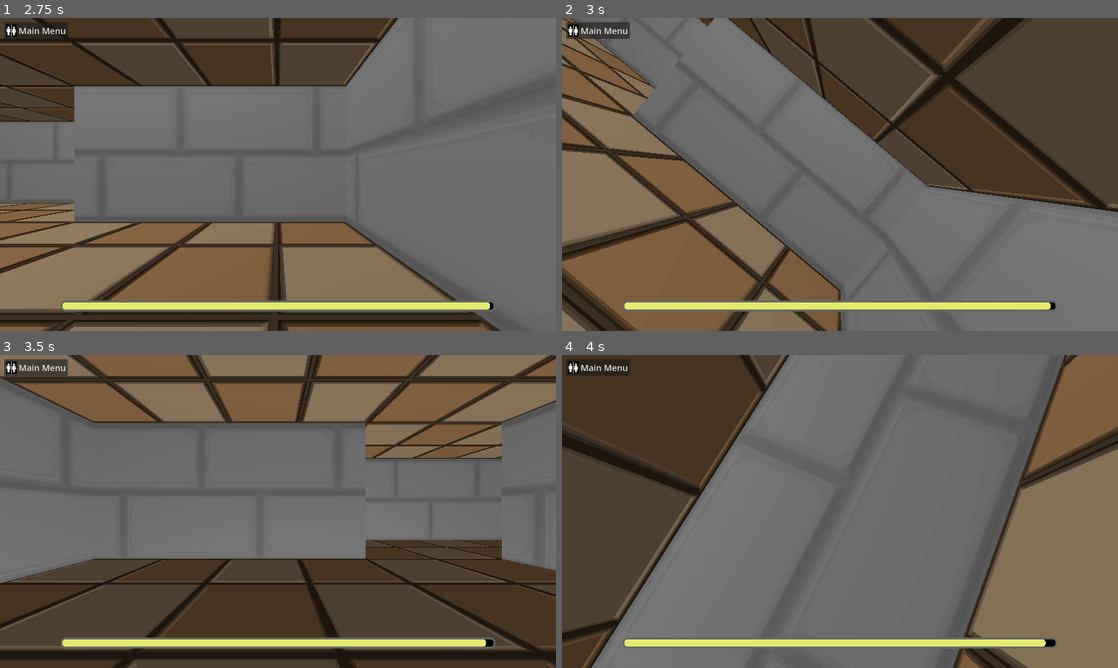
Above: before the commit, frames 1-4 (two rows, left to right).
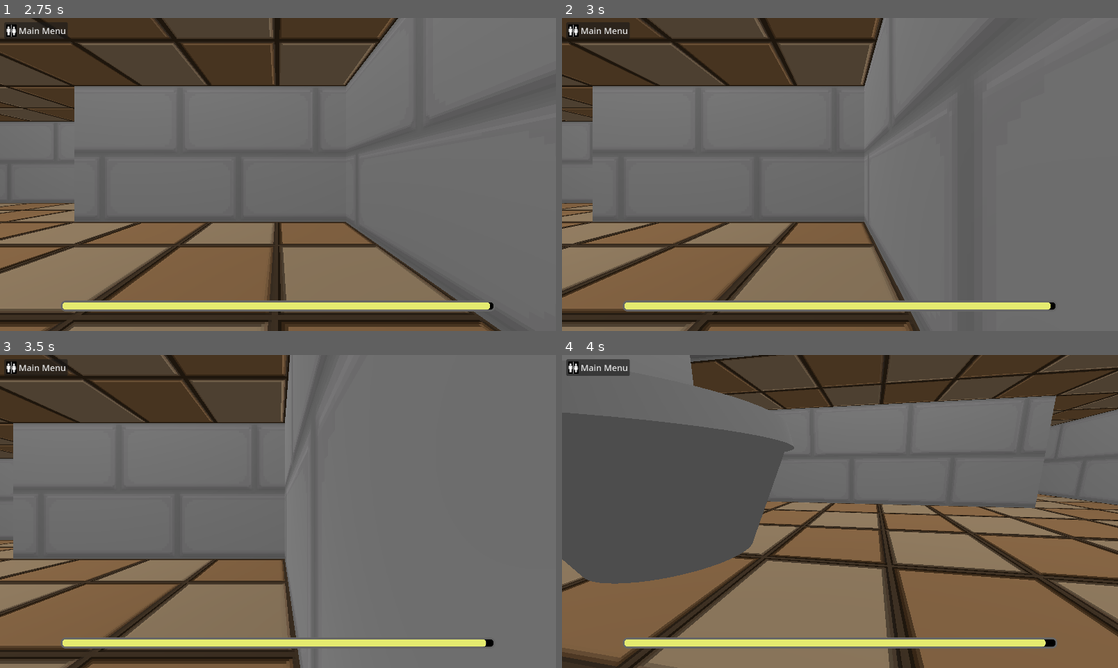
Above: after the commit, the same moments.

Repository: DnumdeYevoc/PooPee-Portal
Game: Godot game, scene res://main_menu.tscn
The game is run twice, just before and just after one commit, with the same random seed, the same clock (stepped at 60 frames per second) and the same inputs.
Inputs (mouse positions are in pixels of both pictures, inside the frame that each line leads up to):
- Up to frame 1 (2.75 s): click "Start" at 0.5 s; click "Main Menu" at 1.25 s; click "Start" at 2 s
- Up to frame 2 (3 s): tap Enter at 2.75 s; move the mouse to (962, 158) at 2.77 s; hold D (Right) from 2.78 s (still down); tap Space (Space) at 2.85 s; click (962, 158) at 2.92 s
- Up to frame 3 (3.5 s): keep holding D (Right)
- Up to frame 4 (4 s): move the mouse to (812, 511) at 3.52 s; release D (Right) at 3.53 s; hold W (Forward) from 3.53 s (still down); tap Space (Space) at 3.6 s

Frame 1 is identical in both runs. In frame 2, 55% of the frame differs, in the area x 0-100%, y 0-100%; in frame 3, 52%; in frame 4, 69%.

Commit message:
added plunger

Diff:
--- a/finalproject/Map0.tscn
+++ b/finalproject/Map0.tscn
@@ -98,7 +98,7 @@
 
 [node name="Layer0" type="TileMapLayer" parent="."]
 texture_filter = 1
-tile_map_data = PackedByteArray("AAD+//7/AAAAAAAAAAD///7/AAA …(120 unchanged characters)… +/wEAAAAAAAAAAAD+/wAAAAAAAAAAAAD+////AAAAAAAAAAD/////AAAAAAAAAAAAAP//AAAAAAAAAAAA …(66 unchanged characters)…
+tile_map_data = PackedByteArray("AAD+//7/AAAAAAAAAAD///7/AAA …(120 unchanged characters)… +/wEAAAAAAAAAAAD+/wAAAAAAAAAAAAD+////AAAEAAAAAAD/////AAAAAAAAAAAAAP//AAAAAAAAAAAA …(66 unchanged characters)…
 tile_set = SubResource("TileSet_vfn8j")
 
 [node name="Layer1" type="TileMapLayer" parent="."]
--- a/finalproject/Map1.tscn
+++ b/finalproject/Map1.tscn
@@ -93,7 +93,7 @@
 sources/1 = SubResource("TileSetAtlasSource_d85ei")
 sources/0 = SubResource("TileSetAtlasSource_ek8jq")
 
-[node name="Map" type="Node2D"]
+[node name="Map2" type="Node2D"]
 script = ExtResource("1_icsjc")
 
 [node name="Layer0" type="TileMapLayer" parent="."]
--- a/finalproject/Player.gd
+++ b/finalproject/Player.gd
@@ -12,6 +12,7 @@
 var angle :int= 0
 var can_rotate:bool= true
 var pooped :bool=false
+var plunged := false
 func _unhandled_input(event: InputEvent) -> void:
 	if event is InputEventMouseButton:
 		Input.set_mouse_mode(Input.MOUSE_MODE_CAPTURED)
@@ -27,7 +28,7 @@
 func _physics_process(delta: float) -> void:
 	var looking = neck.transform.basis.rotated(Vector3.UP,offset)
 	dir = ( looking * Vector3(  Input.get_action_strength("Right")*-gravity.y-Input.get_action_strength("Left")*-gravity.y , 0,Input.get_action_strength("Backward")-Input.get_action_strength("Forward"))).normalized()
-	if Input.is_action_just_pressed("Space"):
+	if Input.is_action_just_pressed("Space") and plunged:
 		if not speed ==0:
 			gravity = -gravity
 			angle +=gravity.y*180
--- a/finalproject/game.gd
+++ b/finalproject/game.gd
@@ -5,6 +5,7 @@
 const ToiletScene = preload("res://toilet.tscn")
 const LightScene = preload("res://light.tscn")
 const PoopScene = preload("res://poop.tscn")
+const PlungerScene = preload("res://plunger.tscn")
 var mapname : String = "res://Map%s.tscn"
 @export var Map : PackedScene
 var world := []
@@ -24,8 +25,6 @@
 	$Player.speed = 1000
 	#set up envrionment specific ambiance
 	generate_map()
-
-
 
 func generate_map():
 	if not Map is PackedScene: return
@@ -60,6 +59,13 @@
 				poop.scale *= Globals.GRID_SIZE
 
 				add_child(poop)
+			if tilemap.get_cell_atlas_coords(tile)== Vector2i(4,0):
+				var plunger= PlungerScene.instantiate()
+				plunger.position = Vector3(tile.x*Globals.GRID_SIZE,count*Globals.GRID_SIZE,tile.y*Globals.GRID_SIZE)
+				plunger.scale *= Globals.GRID_SIZE
+				plunger.rotation_degrees.z = 180
+
+				add_child(plunger)
 
 			for x in range(0,9):
 				#portal
--- /dev/null
+++ b/finalproject/plunger.gd
@@ -0,0 +1,5 @@
+extends Node3D
+
+
+func _on_area_3d_body_entered(body: CharacterBody3D) -> void:
+	body.plunged = true
--- /dev/null
+++ b/finalproject/plunger.tscn
@@ -0,0 +1,45 @@
+[gd_scene load_steps=7 format=3 uid="uid://opxvm4ilt2dh"]
+
+[ext_resource type="Script" path="res://plunger.gd" id="1_3167j"]
+
+[sub_resource type="StandardMaterial3D" id="StandardMaterial3D_7jpkn"]
+albedo_color = Color(0.556863, 0.0156863, 0, 1)
+
+[sub_resource type="CylinderMesh" id="CylinderMesh_l7l15"]
+material = SubResource("StandardMaterial3D_7jpkn")
+top_radius = 0.1
+bottom_radius = 0.4
+height = 0.35
+
+[sub_resource type="StandardMaterial3D" id="StandardMaterial3D_olpu3"]
+albedo_color = Color(0.947191, 0.676701, 0.135703, 1)
+
+[sub_resource type="CylinderMesh" id="CylinderMesh_ktpmc"]
+material = SubResource("StandardMaterial3D_olpu3")
+top_radius = 0.1
+bottom_radius = 0.1
+height = 1.0
+
+[sub_resource type="CylinderShape3D" id="CylinderShape3D_fug82"]
+height = 1.0
+radius = 0.25
+
+[node name="Plunger" type="Node3D"]
+script = ExtResource("1_3167j")
+
+[node name="MeshInstance3D2" type="MeshInstance3D" parent="."]
+transform = Transform3D(1, 0, 0, 0, 1, 0, 0, 0, 1, 0, -0.0852817, 0)
+mesh = SubResource("CylinderMesh_l7l15")
+skeleton = NodePath("../MeshInstance3D")
+
+[node name="MeshInstance3D" type="MeshInstance3D" parent="."]
+transform = Transform3D(1, 0, 0, 0, 1, 0, 0, 0, 1, 0, 0.410139, 0)
+mesh = SubResource("CylinderMesh_ktpmc")
+
+[node name="Area3D" type="Area3D" parent="."]
+transform = Transform3D(1, 0, 0, 0, 1, 0, 0, 0, 1, 0, 0.35, 0)
+
+[node name="CollisionShape3D" type="CollisionShape3D" parent="Area3D"]
+shape = SubResource("CylinderShape3D_fug82")
+
+[connection signal="body_entered" from="Area3D" to="." method="_on_area_3d_body_entered"]
Not shown: 1 places in finalproject/Game.tscn that only renumber resources
